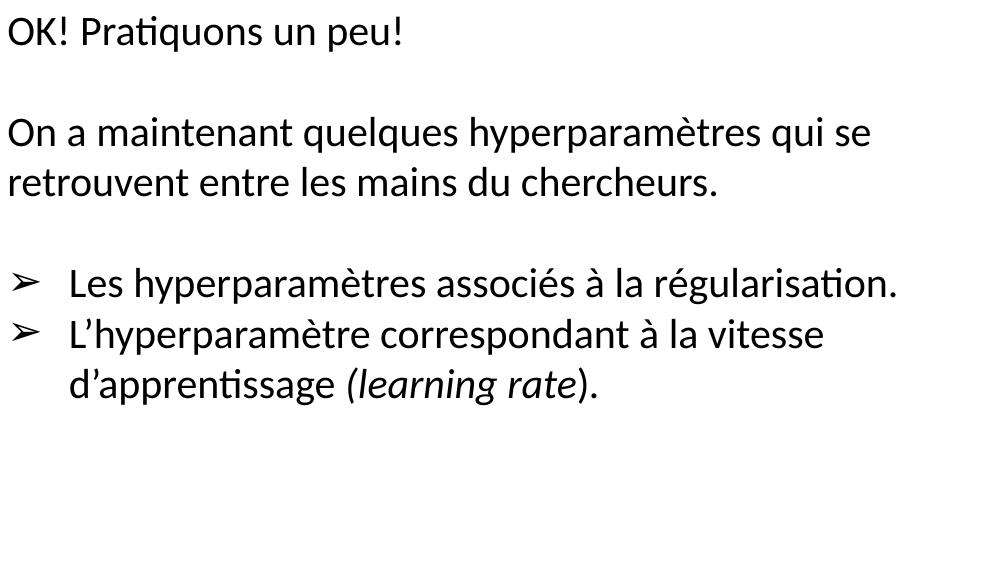
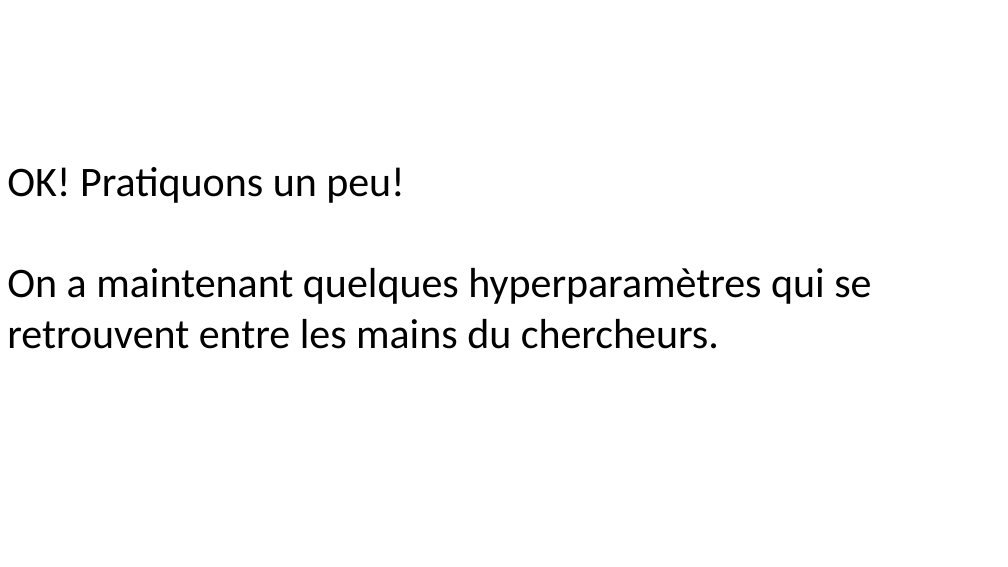
Before and after one commit to pnplab/ML_CRIUSMM, a slide deck: slide 33 of cours_2/img/cours_2.pptx. Drawn at 1008x567 pixels with LibreOffice and Linux fonts; fonts in the diff are those of the drawing. Boxes give left, top, right and bottom in pixels: in the first picture for what was removed or moved away, otherwise in the second. Text is boxed around its words. In the diff, an @@ line names an element or a change of style, - is before the commit and + after.

```diff
--- a/cours_2/img/cours_2.pptx
+++ b/cours_2/img/cours_2.pptx
@@ text "OK! Pratiquons un peu!": place and size @@
-text "OK! Pratiquons un peu!" at box(7, 16, 899, 406)
+text "OK! Pratiquons un peu!" at box(7, 167, 871, 349)
@@ text at box(69, 268, 899, 406): paragraphs removed @@
-➢ Les hyperparamètres associés à la régularisation.
-➢ L’hyperparamètre correspondant à la vitesse d’apprentissage (learning rate).
```
Also in this commit, not shown: 5 other slides changed, 23 other files.
